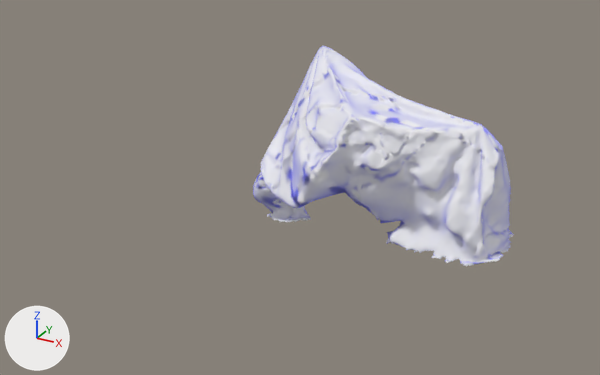
The glTF model scan 003_ar_002.glb: old version first, new version second.
The view is the same before and after, from a 50 mm camera at (1.89, -4.46, 2.64) aimed at (-0.32, -0.46, 0.64). The axes (+X, +Y, +Z) are drawn at lower left. The lights are the same throughout. The picture after the commit comes second. Vertices at exactly the same position are counted once.
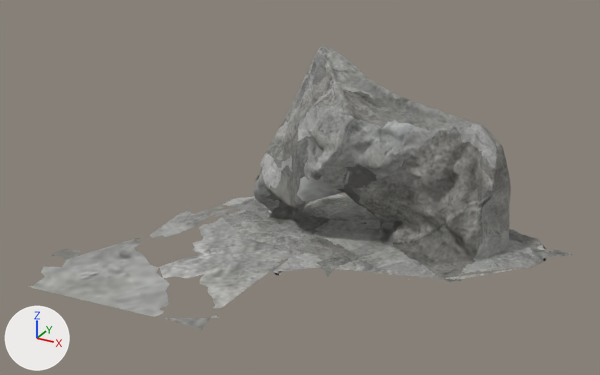
The change, as a list of edits to the scene's bpy script:
```text
Add img_istockphoto_1164746310_612x612:
    img_istockphoto_1164746310_612x612 = load_image('istockphoto-1164746310-612x612', '_unpacked/istockphoto-1164746310-612x612', 612, 408, 'sRGB')
Add mat_material_0:
    mat_material_0 = principled_material('Material_0')
    mat_material_0.texture = img_istockphoto_1164746310_612x612
    mat_material_0.roughness = 1.0
Change me_mesh_0_001:
    used by ob_mesh_0_001; location = (0.0, 0.0, 0.0)
    remove me_mesh_0_001.from_pydata(...)  # 12662 vertices, 25122 faces; spans x -0.85..0.83, y -0.44..0.41, z 0.16..1.36
    add me_mesh_0_001.from_pydata(...)  # 15522 vertices, 30620 faces; spans x -1.85..1.19, y -1.41..0.54, z 0.05..1.36
    me_mesh_0_001 part 1: 2 vertices moved within x -0.81..0.71, y -0.11..-0.03, z 0.17..0.24; 2991 vertices removed from x -0.85..0.83, y -0.41..0.4, z 0.16..1.34; 5851 vertices added at x -1.85..1.19, y -1.41..0.54, z 0.05..0.44
    me_mesh_0_001 part 2: 19035 faces spanning x -0.85..0.83, y -0.44..0.41, z 0.17..1.36 switch from mat_material_0_001 (white #ffffff) to mat_material_0 (picture img_istockphoto_1164746310_612x612)
```

Boxes (x1, y1, x2, y2) around the edits, measured in the pictures (600 x 375 px; the box of a moved part takes in the faces that stretch with it):
'Mesh_0.001', reshaped (108% wider, 28% taller): before (253, 46, 514, 267); after (28, 46, 572, 329)
part 1 of me_mesh_0_001, moved or reshaped: before (253, 168, 514, 267); after (28, 194, 572, 329)
part 2 of me_mesh_0_001, recoloured (white to grey): (254, 46, 513, 265) in both
